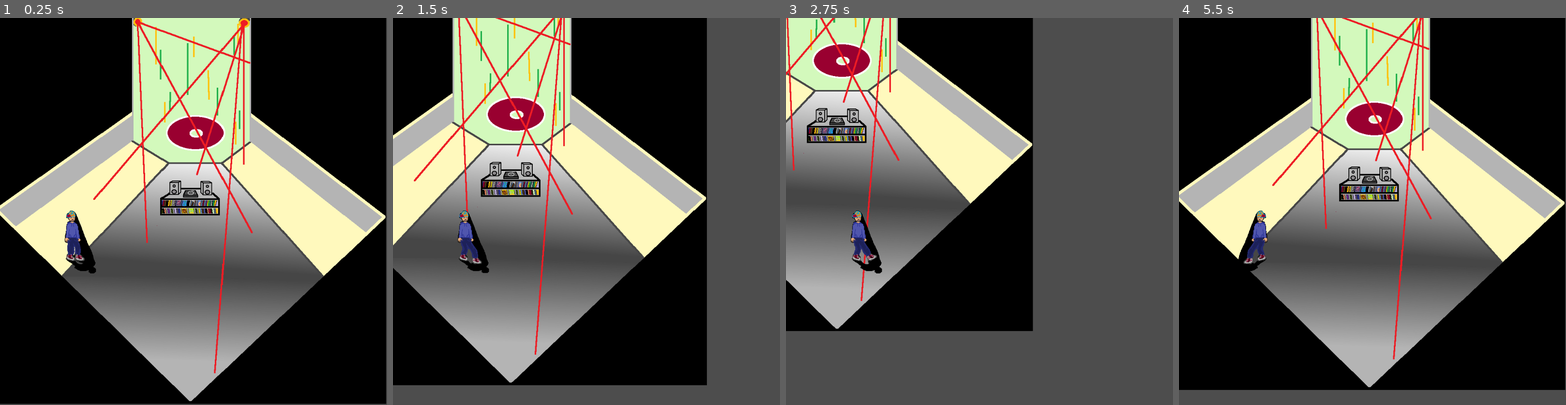
Above: before the commit, frames 1-4 (left to right).
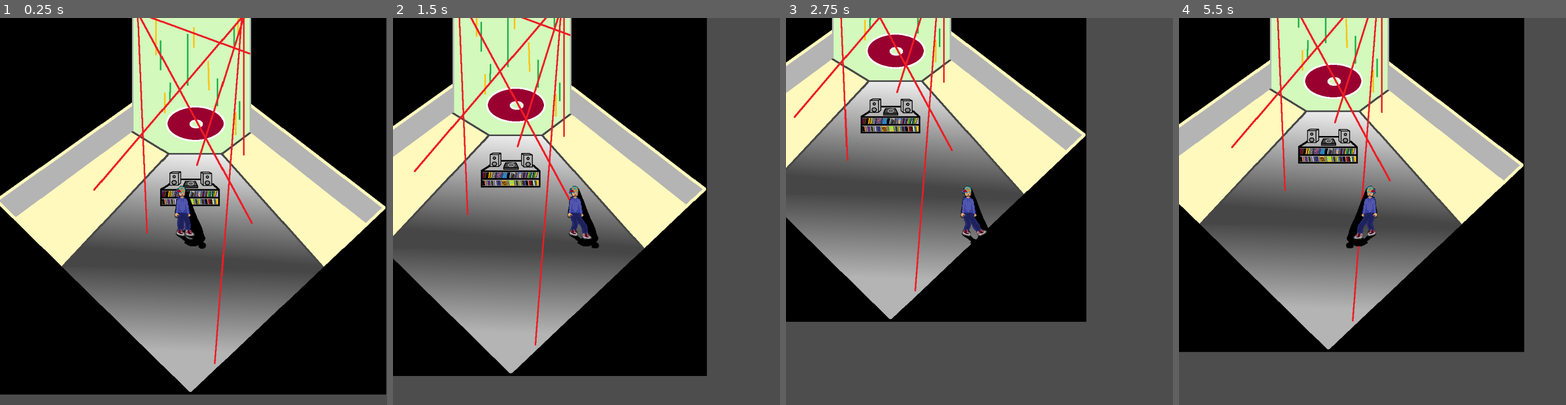
Above: after the commit, the same moments.

Repository: LucianKennelly/TheVinylVillians
Game: Godot game, scene res://world.tscn
Two runs of this game, one before a commit and one after it. Both use one fixed random seed, a clock stepped at 60 frames per second and the inputs below.
Inputs (mouse positions are in pixels of both pictures, inside the frame that each line leads up to):
- Up to frame 1 (0.25 s): no input
- Up to frame 2 (1.5 s): tap Enter at 0.5 s; move the mouse to (671, 192) at 0.52 s; press the mouse at (671, 192) at 0.53 s; hold D (Right) 0.53-1.28 s; move the mouse to (509, 230) at 1.27 s; release the mouse at (509, 230) at 1.28 s; hold S (Down) from 1.28 s (still down); click (509, 230) at 1.35 s
- Up to frame 3 (2.75 s): move the mouse to (1018, 126) at 2.02 s; release S (Down) at 2.03 s; press the mouse at (1018, 126) at 2.03 s; hold D (Right) from 2.03 s (still down)
- Up to frame 4 (5.5 s): move the mouse to (1353, 288) at 2.77 s; release D (Right) at 2.78 s; release the mouse at (1353, 288) at 2.78 s; hold W (Up) 2.78-3.53 s; click (1353, 288) at 2.85 s; move the mouse to (1488, 269) at 3.52 s; press the mouse at (1488, 269) at 3.53 s; hold A (Left) 3.53-5.03 s; move the mouse to (1256, 153) at 4.27 s; release the mouse at (1256, 153) at 4.28 s; click (1256, 153) at 4.35 s; move the mouse to (1391, 211) at 5.02 s; press the mouse at (1391, 211) at 5.03 s; hold S (Down) from 5.03 s (still down)

The runs differ from the first frame. In frame 1, 17% of the frame differs, in the area x 0-100%, y 0-100%; in frame 2, 15%; in frame 3, 39%; in frame 4, 64%, in the area x 0-100%, y 0-97%.

Commit message:
Fixed hitbox issue
I fixed the hitbox not following Kanye

Diff:
--- /dev/null
+++ b/enemy.gd
@@ -0,0 +1,11 @@
+extends Node
+@onready var path : PathFollow2D = $Path2D/PathFollow2D
+@export var speed = 100
+# Called when the node enters the scene tree for the first time.
+func _ready() -> void:
+	pass # Replace with function body.
+
+
+# Called every frame. 'delta' is the elapsed time since the previous frame.
+func _process(delta: float) -> void:
+	path.progress += speed*delta
--- a/kanye.gd
+++ b/kanye.gd
@@ -4,9 +4,10 @@
 const SPEED = 600
 const JUMP_VELOCITY = -400.0
 @onready var path_follow : PathFollow2D = $Path2D/PathFollow2D
+@onready var kanye = $Path2D/PathFollow2D/Kanye/KanyeAnimate
 @onready var speed = 100
 func _process(delta: float) -> void:
-	path_follow.progress += speed*delta
+	pass
 func _physics_process(delta: float) -> void:
 	#$Path2D/PathFollow2D/Kanye/KanyeAnimate.play("Idle")
 	# Add the gravity.
@@ -21,8 +22,8 @@
 
 	move_and_slide()
 func recover():
-	$Path2D/PathFollow2D/KanyeAnimate.play("Idle")
+	kanye.play("Idle")
 func handle_hit():
-	if $Path2D/PathFollow2D/KanyeAnimate.animation == "Idle":
-		$Path2D/PathFollow2D/KanyeAnimate.play("Damaged")
+	if kanye.animation == "Idle":
+		$Path2D/PathFollow2D/KanteKanyeAnimate.play("Damaged")
 	#print("enemy was hit!")
--- a/world.gd
+++ b/world.gd
@@ -1,13 +1,13 @@
 extends Node2D
 
-@onready var Kanye = $Kanye/Path2D/PathFollow2D/KanyeAnimate
+@onready var Kanye = $Enemy/Path2D/PathFollow2D/Kanye/KanyeAnimate
 # Called when the node enters the scene tree for the first time.
 func _ready() -> void:
 	$player.position = Vector2(500, 500)
 	$player/AnimatedSprite2D.play("Idle")
 	Kanye.play("default")
 	$AudioStreamPlayer2D.play
-	$Kanye.position = Vector2(500, -500)
+	#$Kanye.position = Vector2(500, -500)
 # Called every frame. 'delta' is the elapsed time since the previous frame.
 func _process(delta: float) -> void:
 	$NextScene.connect("nextscene",changecamera)
--- a/world.tscn
+++ b/world.tscn
@@ -9,8 +9,10 @@
 [ext_resource type="Texture2D" uid="uid://cn2c2lumkfc47" path="res://art/Run3.png" id="5_l6fee"]
 [ext_resource type="Texture2D" uid="uid://dou6ywwp80v0s" path="res://art/KanyeRoom.png" id="5_r4n1o"]
 [ext_resource type="Texture2D" uid="uid://caf04xqg4a1gr" path="res://art/Kanye.png" id="6_tj1uc"]
+[ext_resource type="Script" path="res://next_scene.gd" id="8_b1ebc"]
 [ext_resource type="Script" path="res://kanye.gd" id="9_57f14"]
 [ext_resource type="Texture2D" uid="uid://cttmiepaovt2h" path="res://pixilart-sprite (5).png" id="10_6jgvn"]
+[ext_resource type="Script" path="res://enemy.gd" id="11_b6eew"]
 [ext_resource type="AudioStream" uid="uid://ba25bgqvbuw7e" path="res://tendrils.mp3" id="12_r5hwj"]
 
 [sub_resource type="RectangleShape2D" id="RectangleShape2D_b2lxw"]
@@ -244,7 +246,7 @@
 script = ExtResource("1_lbno2")
 
 [node name="CollisionShape2D" type="CollisionShape2D" parent="player"]
-position = Vector2(-304.048, 82)
+position = Vector2(-20.866, 11)
 shape = SubResource("RectangleShape2D_b2lxw")
 
 [node name="PunchBox" type="Area2D" parent="player"]
@@ -258,7 +260,7 @@
 position = Vector2(2.98087, 6)
 
 [node name="AnimatedSprite2D" type="AnimatedSprite2D" parent="player"]
-position = Vector2(-297.093, 68)
+position = Vector2(-14.9043, 4)
 sprite_frames = SubResource("SpriteFrames_tkq1a")
 animation = &"Punch"
 frame_progress = 0.248025
@@ -327,6 +329,7 @@
 [node name="NextScene" type="StaticBody2D" parent="."]
 collision_layer = 2
 collision_mask = 2
+script = ExtResource("8_b1ebc")
 
 [node name="CollisionShape2D" type="CollisionShape2D" parent="NextScene"]
 z_index = -1
@@ -344,37 +347,43 @@
 texture = ExtResource("5_r4n1o")
 stretch_mode = 2
 
-[node name="Kanye" type="CharacterBody2D" parent="."]
-script = ExtResource("9_57f14")
-
-[node name="Path2D" type="Path2D" parent="Kanye"]
+[node name="KanyeRoom2" type="StaticBody2D" parent="."]
+
+[node name="CollisionPolygon2D" type="CollisionPolygon2D" parent="KanyeRoom2"]
+polygon = PackedVector2Array(345.78, 0, 343.793, -247, 4.9681, -513, 497.804, -991, 998.589, -501, 654.796, -247, 650.822, -2, 724.35, -257, 1054.23, -472, 542.517, -1010, 413.346, -1022, -91.4131, -484, 295.105, -114, 326.901, -2, 337.831, 12)
+
+[node name="AudioStreamPlayer2D" type="AudioStreamPlayer2D" parent="."]
+stream = ExtResource("12_r5hwj")
+volume_db = 9.905
+autoplay = true
+
+[node name="Enemy" type="Node" parent="."]
+script = ExtResource("11_b6eew")
+
+[node name="Path2D" type="Path2D" parent="Enemy"]
+scale = Vector2(1.00642, 1)
 curve = SubResource("Curve2D_64d1s")
 
-[node name="PathFollow2D" type="PathFollow2D" parent="Kanye/Path2D"]
+[node name="PathFollow2D" type="PathFollow2D" parent="Enemy/Path2D"]
 position = Vector2(227.989, -558.865)
 rotation = 2.60383
 progress = 7259.04
 rotates = false
 
-[node name="KanyeAnimate" type="AnimatedSprite2D" parent="Kanye/Path2D/PathFollow2D"]
-position = Vector2(-182.284, -242.455)
+[node name="Kanye" type="CharacterBody2D" parent="Enemy/Path2D/PathFollow2D"]
+position = Vector2(482.069, -363.206)
 rotation = -2.60383
+script = ExtResource("9_57f14")
+
+[node name="KanyeAnimate" type="AnimatedSprite2D" parent="Enemy/Path2D/PathFollow2D/Kanye"]
+position = Vector2(508.734, -444)
+scale = Vector2(1, 1)
 sprite_frames = SubResource("SpriteFrames_1r1pb")
 animation = &"Damaged"
 autoplay = "Idle"
 
-[node name="KanyeHitBox" type="CollisionShape2D" parent="Kanye"]
+[node name="KanyeHitBox" type="CollisionShape2D" parent="Enemy/Path2D/PathFollow2D/Kanye"]
 position = Vector2(515.689, -440)
 shape = SubResource("RectangleShape2D_cu2bv")
 
-[node name="KanyeRoom2" type="StaticBody2D" parent="."]
-
-[node name="CollisionPolygon2D" type="CollisionPolygon2D" parent="KanyeRoom2"]
-polygon = PackedVector2Array(345.78, 0, 343.793, -247, 4.9681, -513, 497.804, -991, 998.589, -501, 654.796, -247, 650.822, -2, 724.35, -257, 1054.23, -472, 542.517, -1010, 413.346, -1022, -91.4131, -484, 295.105, -114, 326.901, -2, 337.831, 12)
-
-[node name="AudioStreamPlayer2D" type="AudioStreamPlayer2D" parent="."]
-stream = ExtResource("12_r5hwj")
-volume_db = 9.905
-autoplay = true
-
 [connection signal="body_entered" from="player/PunchBox" to="player/PunchBox" method="_on_body_entered"]
Not shown: 1 places in world.tscn that only renumber resources
